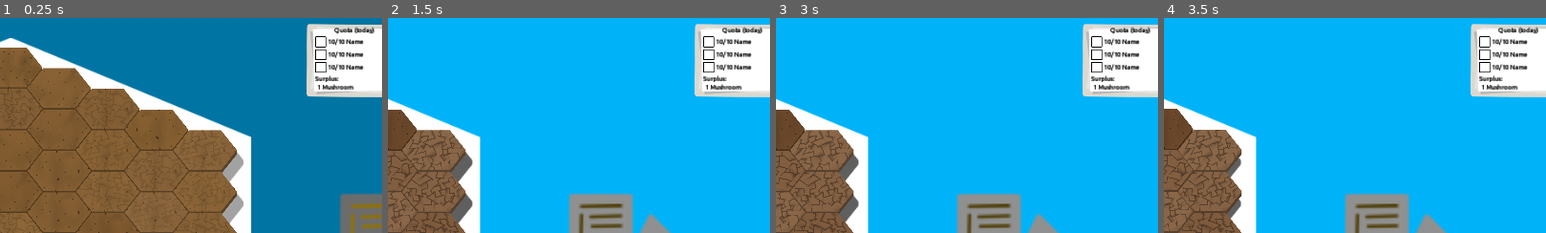
Above: before the commit, frames 1-4 (left to right).
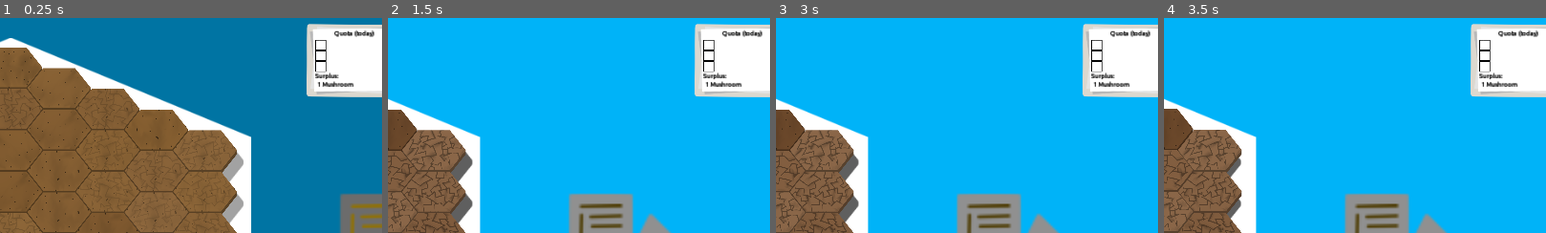
Above: after the commit, the same moments.

Repository: CiaranWoodward/LD54
Game: Godot game, scene res://Level.tscn
The game is run twice, just before and just after one commit, with the same random seed, the same clock (stepped at 60 frames per second) and the same inputs. The engine's default icon, where the game draws it, is replaced by a stand-in: a white triangle on a blue panel in a dark square.
Inputs (mouse positions are % of the whole screen's width and height, from its top left):
- Up to frame 1 (0.25 s): no input
- Up to frame 2 (1.5 s): move the mouse to (72, 45) at 0.52 s; hold Right (ui_right) 0.53-1.25 s; click (72, 45) at 0.6 s; drag from (30, 55) to (45, 70) at 1.27 s
- Up to frame 3 (3 s): click (21, 94) at 2.02 s; click "End Turn" at 2.75 s
- Up to frame 4 (3.5 s): no input
The pictures show only the part of the screen within x 46-96%, y 0-50%; the shares and areas given below are measured in that part.

The runs differ from the first frame. In frame 1, 1.5% of the frame differs, in the area x 82-98%, y 4-34%; in frame 2, 1.5%; in frame 3, 1.5%; in frame 4, 1.5%.

Commit message:
impemented can harvest

Diff:
--- a/Plants/BasePlant.gd
+++ b/Plants/BasePlant.gd
@@ -27,7 +27,7 @@
 
 ## Can the fruit be harvested?
 func can_harvest() -> bool:
-	return false
+	return status == Status.HARVESTABLE
 
 ## Harvest the fruit (Might also destroy for some plants)
 func harvest():
--- a/Plants/Mushroom.gd
+++ b/Plants/Mushroom.gd
@@ -79,6 +79,9 @@
 			mushroom.cluster_varient = cluster_varient
 			mushroom.sow(tile, false)
 
+func can_harvest() -> bool:
+	return age < 0 && true
+
 func harvest():
 	Global.change_produce_count(Global.ProduceType.MUSHROOM, cluster_count)
 	reset()
--- a/Plants/Mushroom.tscn
+++ b/Plants/Mushroom.tscn
@@ -96,7 +96,7 @@
 }
 
 [node name="Mushroom" type="Node2D"]
-scale = Vector2(1.29809, 1.49386)
+scale = Vector2(1.24732, 1.43543)
 script = ExtResource("1_3e0xn")
 spread_percent_fertile = 2
 spread_percent_infertile = 1
@@ -124,6 +124,7 @@
 position = Vector2(-22, 74)
 
 [node name="IndiMush6" parent="Cluster" instance=ExtResource("2_wvmaw")]
+visible = false
 position = Vector2(60, 54)
 
 [node name="AnimationPlayer" type="AnimationPlayer" parent="."]
--- a/UI/quota_item.tscn
+++ b/UI/quota_item.tscn
@@ -1,7 +1,6 @@
-[gd_scene load_steps=4 format=3 uid="uid://d3fk3e8hi32jv"]
+[gd_scene load_steps=3 format=3 uid="uid://d3fk3e8hi32jv"]
 
 [ext_resource type="Script" path="res://QuotaItem.gd" id="1_w5qop"]
-[ext_resource type="Theme" uid="uid://cvly3s1h4xk6r" path="res://UI/UI_Theme.tres" id="1_yrvfc"]
 [ext_resource type="PackedScene" uid="uid://dj6pwf4pbg3ar" path="res://UI/checkbox.tscn" id="2_em8v2"]
 
 [node name="QuotaItem" type="HBoxContainer"]
@@ -12,17 +11,13 @@
 offset_bottom = 0.079998
 grow_horizontal = 2
 grow_vertical = 2
-theme = ExtResource("1_yrvfc")
 script = ExtResource("1_w5qop")
 
 [node name="Checkbox" parent="." instance=ExtResource("2_em8v2")]
-custom_minimum_size = Vector2(28, 28)
 layout_mode = 2
 
 [node name="Count" type="Label" parent="."]
 layout_mode = 2
-text = "10/10"
 
 [node name="Name" type="Label" parent="."]
 layout_mode = 2
-text = "Name"
